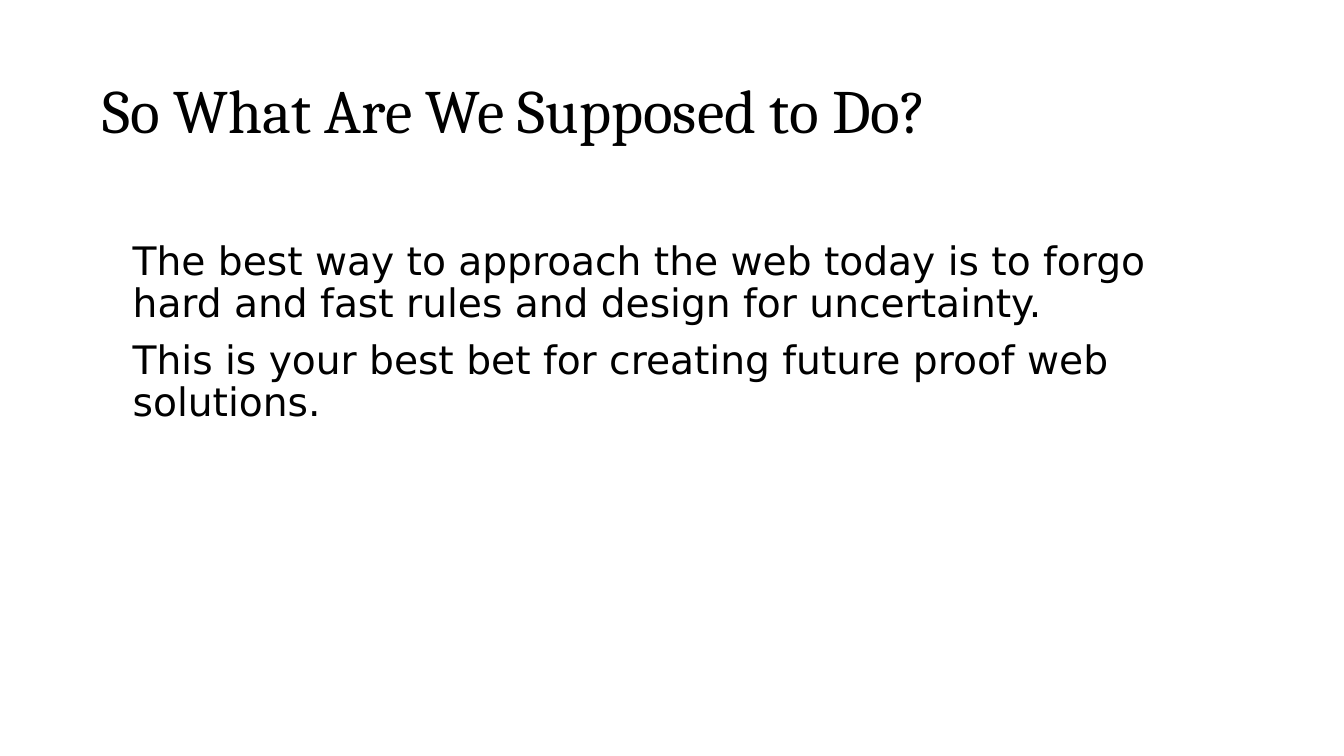
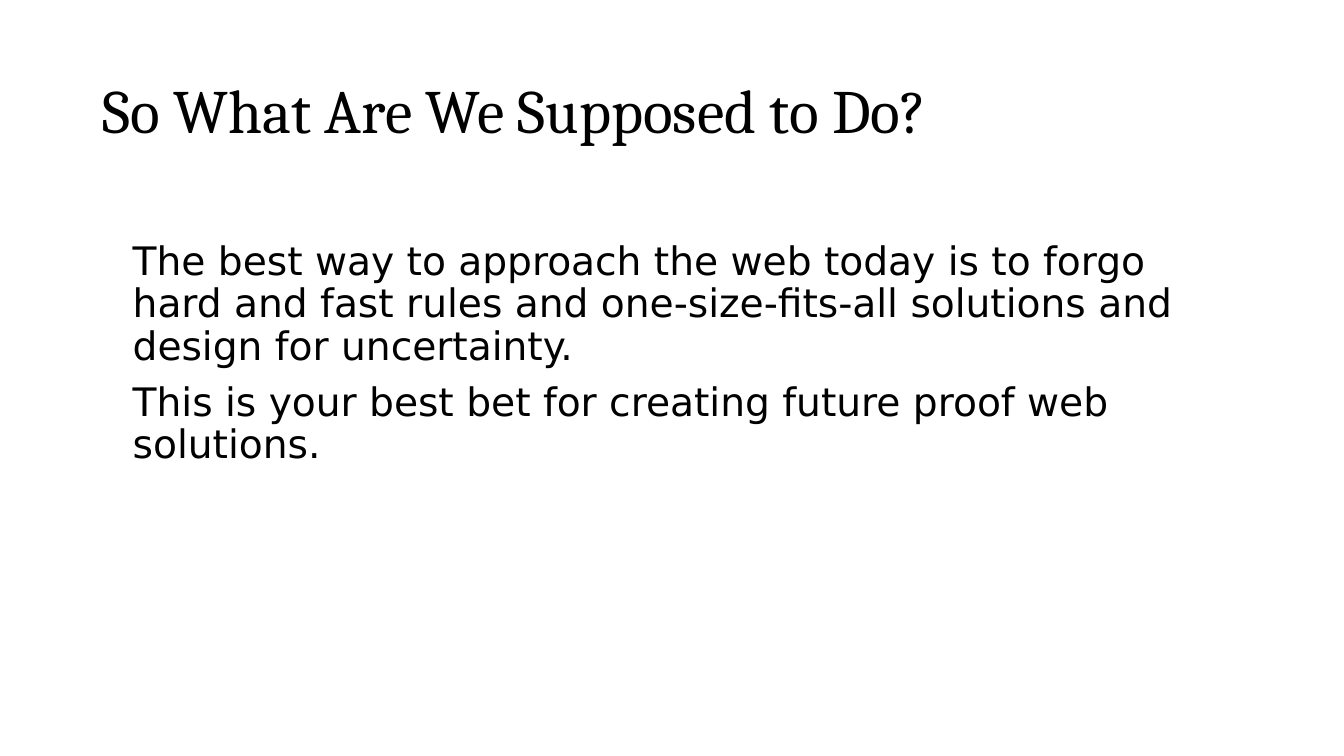
Before and after one commit to roblarsen/rob-larsen-presentations, a slide deck: slide 15 of wild-world-web.pptx. Drawn at 1344x756 pixels with LibreOffice and Linux fonts; fonts in the diff are those of the drawing; background and template pictures are left out. Boxes give left, top, right and bottom in pixels: in the first picture for what was removed or moved away, otherwise in the second. Text is boxed around its words. In the diff, an @@ line names an element or a change of style, - is before the commit and + after.

```diff
--- a/wild-world-web.pptx
+++ b/wild-world-web.pptx
@@ text at box(133, 245, 1172, 368): text changed @@
-The best way to approach the web today is to forgo hard and fast rules and design for uncertainty.
+The best way to approach the web today is to forgo hard and fast rules and one-size-fits-all solutions and design for uncertainty.
```
Also in this commit, not shown: 7 other slides changed, 6 slides added, 2 slides removed.
